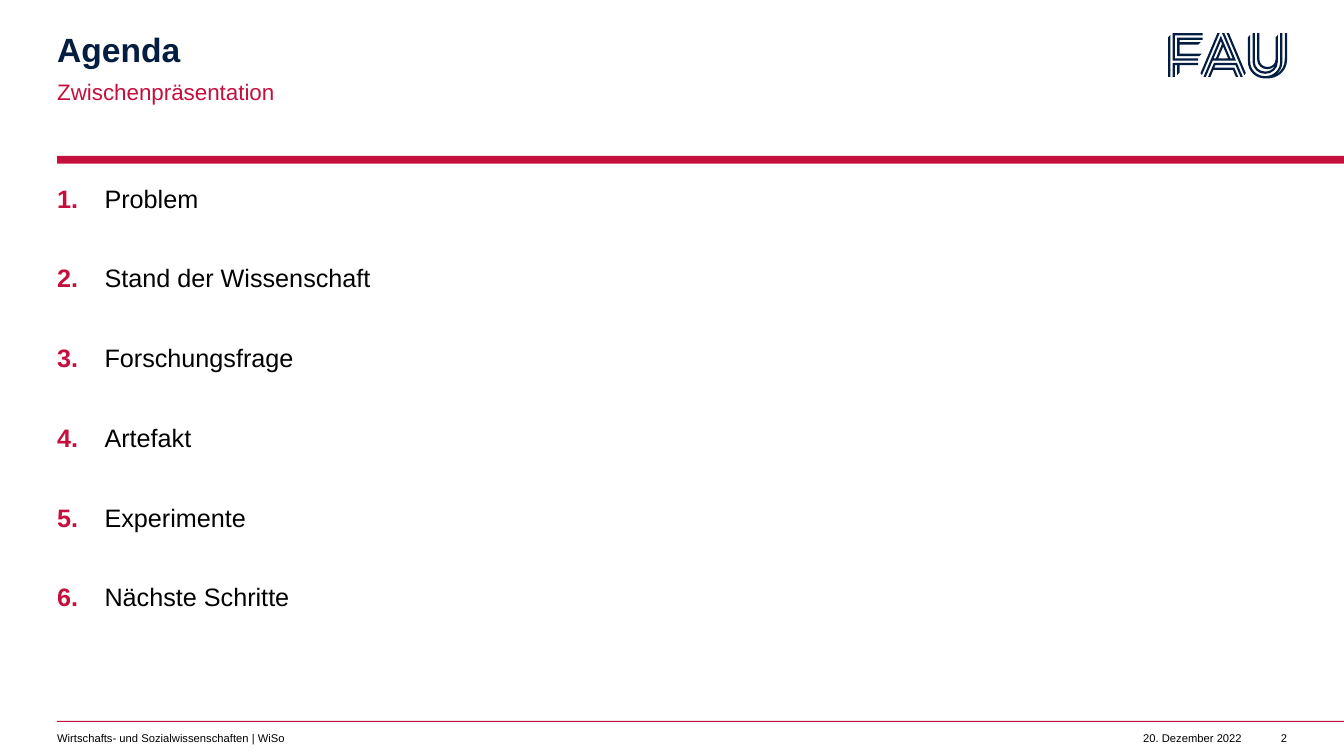
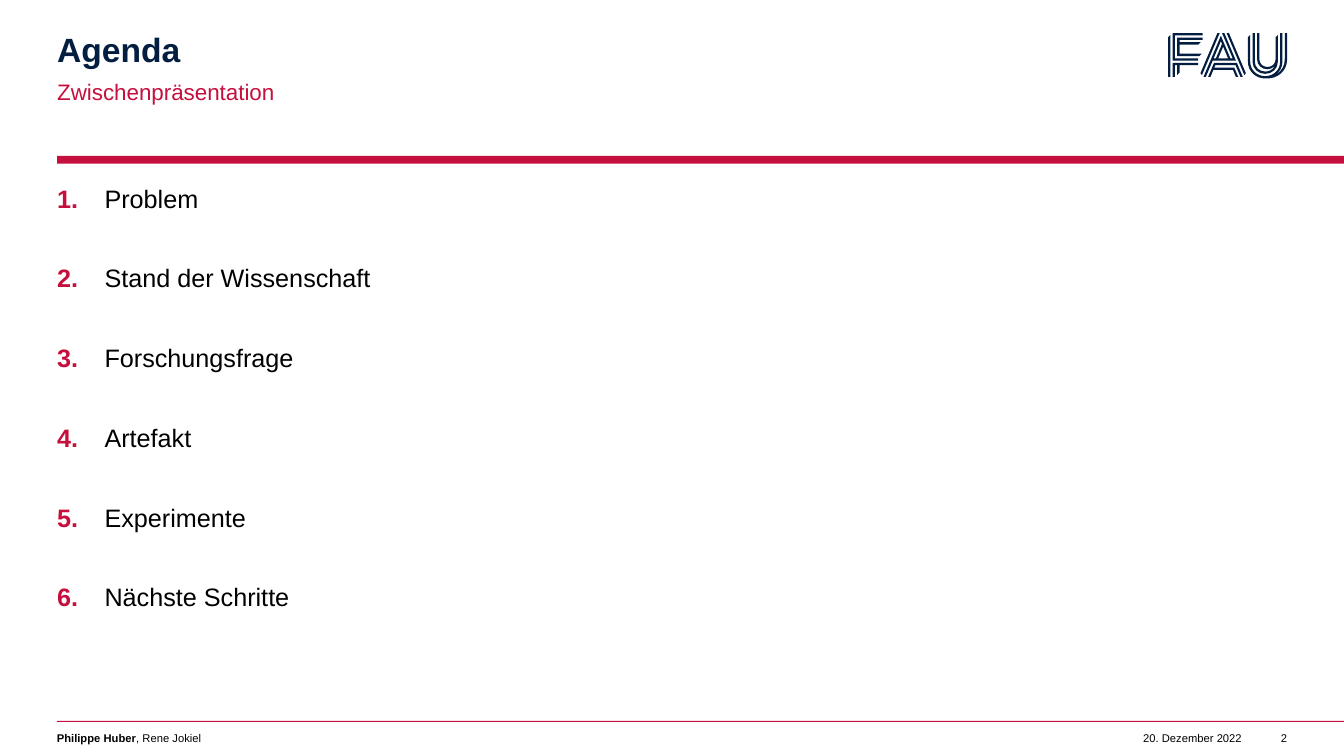
Before and after one commit to BelmontR/CSV-AI-Fairnes-Checker-, a slide deck: slide 2 of F-Seminar/Zwischenpräsentation.pptx. Drawn at 1344x756 pixels with LibreOffice and Linux fonts; fonts in the diff are those of the drawing. Boxes give left, top, right and bottom in pixels: in the first picture for what was removed or moved away, otherwise in the second. Text is boxed around its words. In the diff, an @@ line names an element or a change of style, - is before the commit and + after.

```diff
--- a/F-Seminar/Zwischenpräsentation.pptx
+++ b/F-Seminar/Zwischenpräsentation.pptx
@@ text at [57, 734, 201, 744]: text changed; bold on @@
-Wirtschafts- und Sozialwissenschaften | WiSo
+Philippe Huber, Rene Jokiel
```
